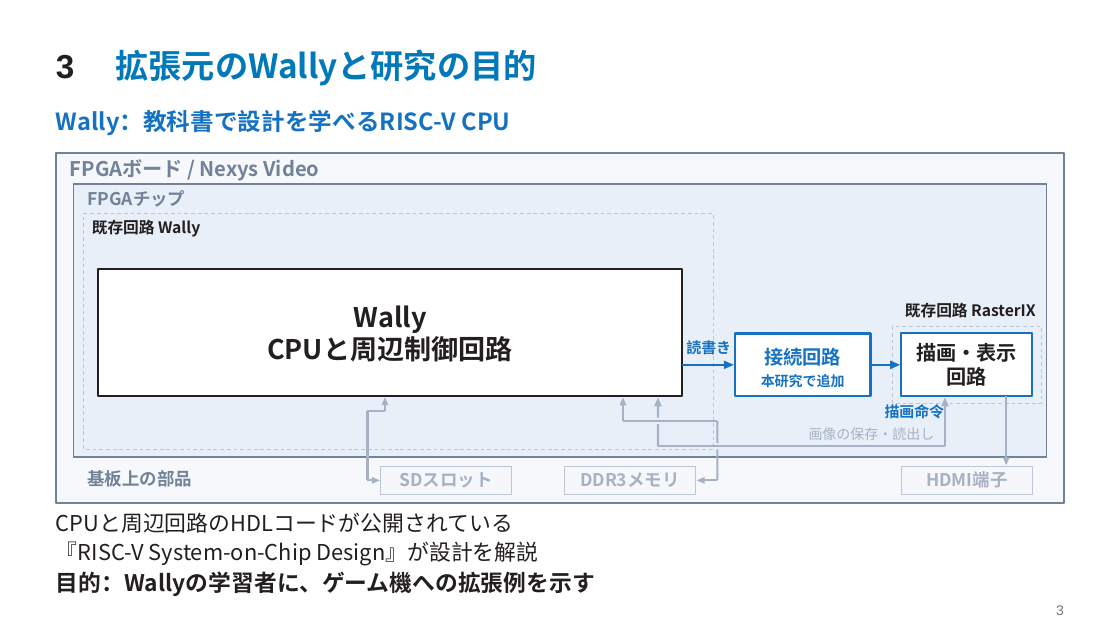
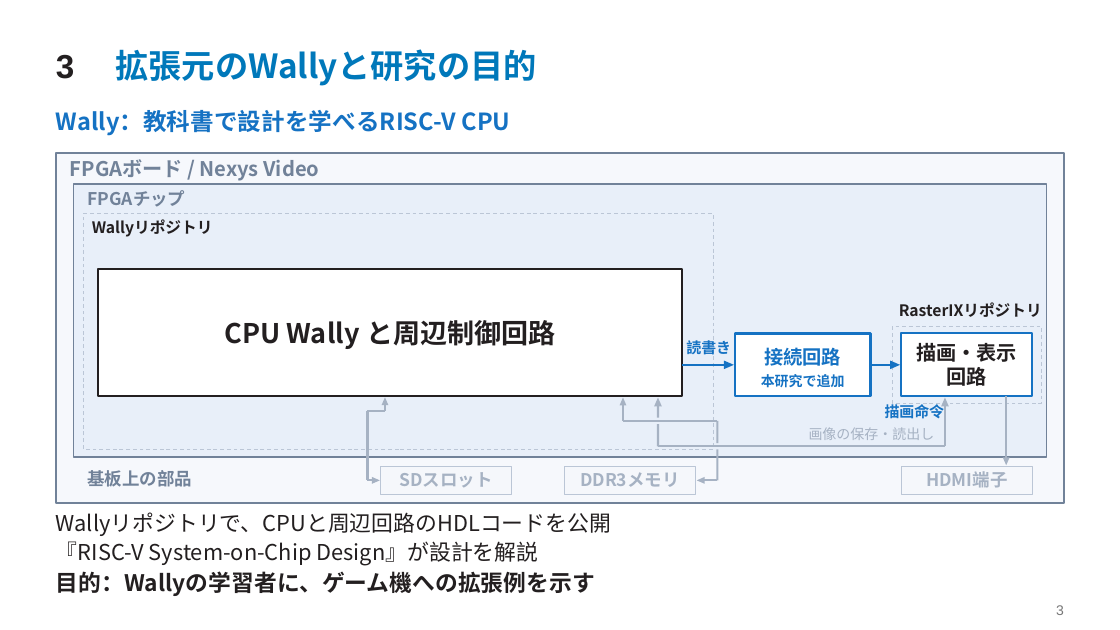
Before and after one commit to SoshiroFujimori/wally-game-console-research, a slide deck: slide 3 of docs/presentation/中間発表_主要事項.pptx. Drawn at 1120x630 pixels with LibreOffice and Linux fonts; fonts in the diff are those of the drawing. Boxes give left, top, right and bottom in pixels: in the first picture for what was removed or moved away, otherwise in the second. Text is boxed around its words. In the diff, an @@ line names an element or a change of style, - is before the commit and + after.

```diff
--- a/docs/presentation/中間発表_主要事項.pptx
+++ b/docs/presentation/中間発表_主要事項.pptx
@@ text at (92,219,213,237): text changed @@
-既存回路 Wally
+Wallyリポジトリ
@@ text at (224,320,556,349): text changed @@
-Wally
-CPUと周辺制御回路
+CPU Wally と周辺制御回路
@@ text at (899,302,1042,317): text changed @@
-既存回路 RasterIX
+RasterIXリポジトリ
@@ text at (56,512,611,536): text changed @@
-CPUと周辺回路のHDLコードが公開されている
+Wallyリポジトリで、CPUと周辺回路のHDLコードを公開
```
Also in this commit, not shown: 13 other slides changed, 25 other files.
